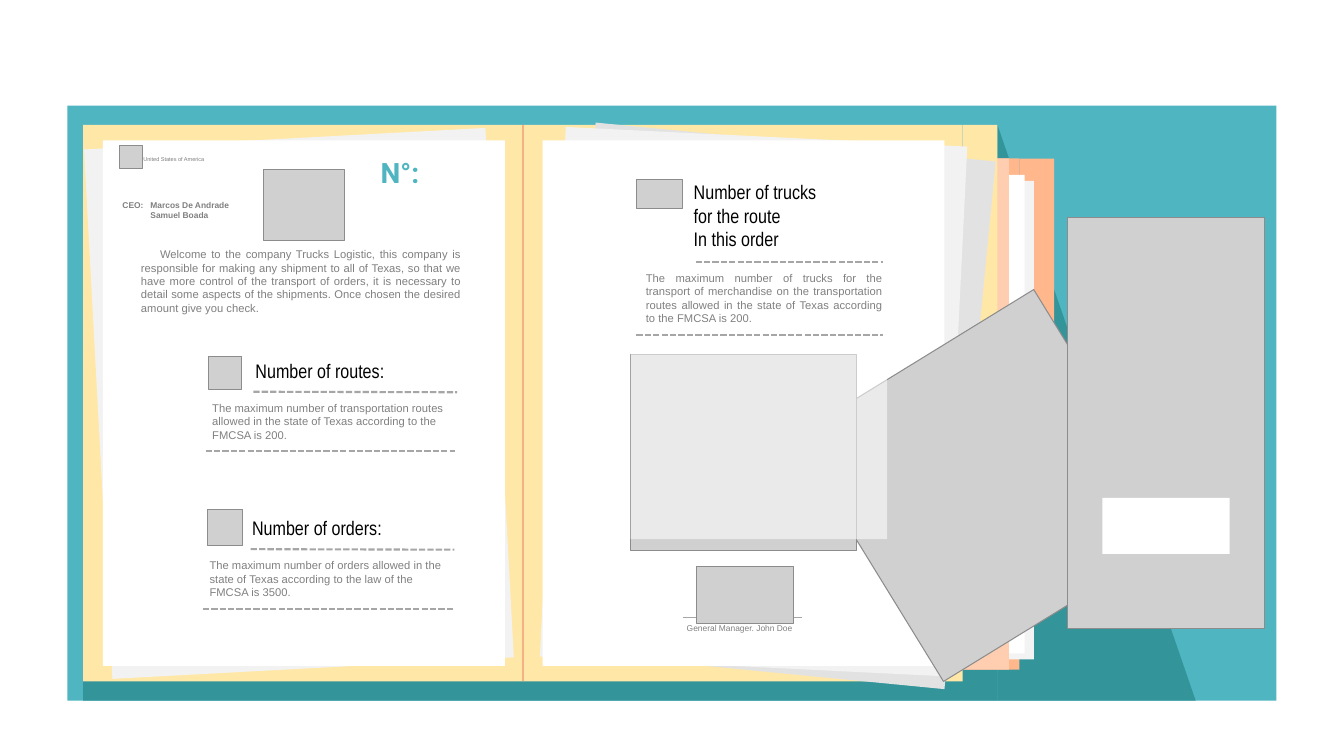
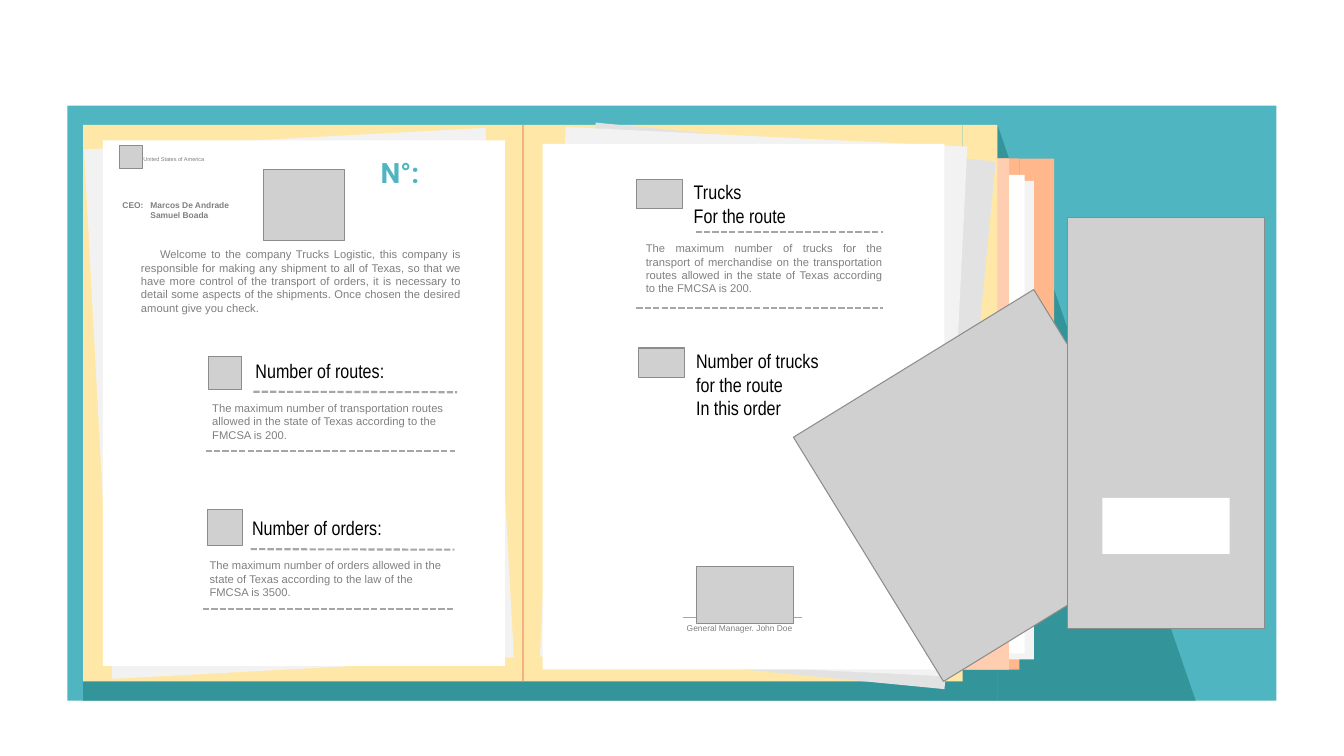
Before and after one commit to systems-multimedia/TruckLogistic, a slide deck: slide 12 of others/Background - Proyecto 2 S.O.pptx (slide 11 before the commit). Drawn at 1344x756 pixels with LibreOffice and Linux fonts; fonts in the diff are those of the drawing; grey boxes stand for pictures. Boxes give left, top, right and bottom in pixels: in the first picture for what was removed or moved away, otherwise in the second. Text is boxed around its words. In the diff, an @@ line names an element or a change of style, - is before the commit and + after.

```diff
--- a/others/Background - Proyecto 2 S.O.pptx
+++ b/others/Background - Proyecto 2 S.O.pptx
@@ rectangle: place and size @@
-rectangle at bbox=[542, 140, 945, 665]
+rectangle at bbox=[542, 144, 945, 669]
@@ text at bbox=[694, 184, 786, 224]: text changed @@
-Number of trucks
-for the route
-In this order
+Trucks
+For the route
@@ text "The maximum number of trucks ...": place and size @@
-text "The maximum number of trucks ..." at bbox=[646, 274, 882, 322]
+text "The maximum number of trucks ..." at bbox=[646, 244, 882, 292]
@@ line moved from (696, 262) - (883, 262) to (696, 232) - (883, 232) @@
@@ line moved from (636, 335) - (883, 335) to (636, 308) - (883, 308) @@
@@ picture removed at bbox=[631, 355, 857, 552] @@
@@ rectangle removed at bbox=[631, 344, 887, 539] @@
@@ picture added at bbox=[639, 348, 686, 377] @@
@@ text added at bbox=[696, 353, 819, 416], 14 pt, text #000000 @@
+Number of trucks
+for the route
+In this order
```
Also in this commit, not shown: 1 slide added, 24 other files.
